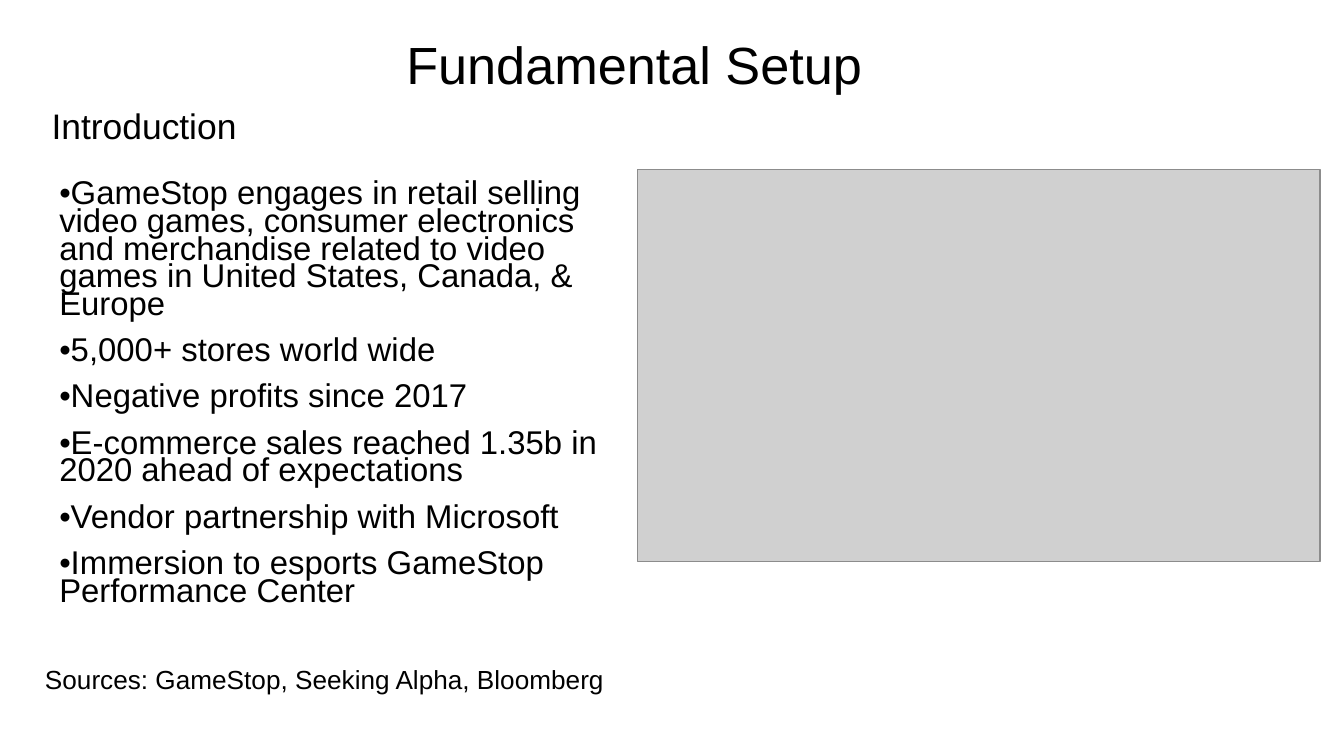
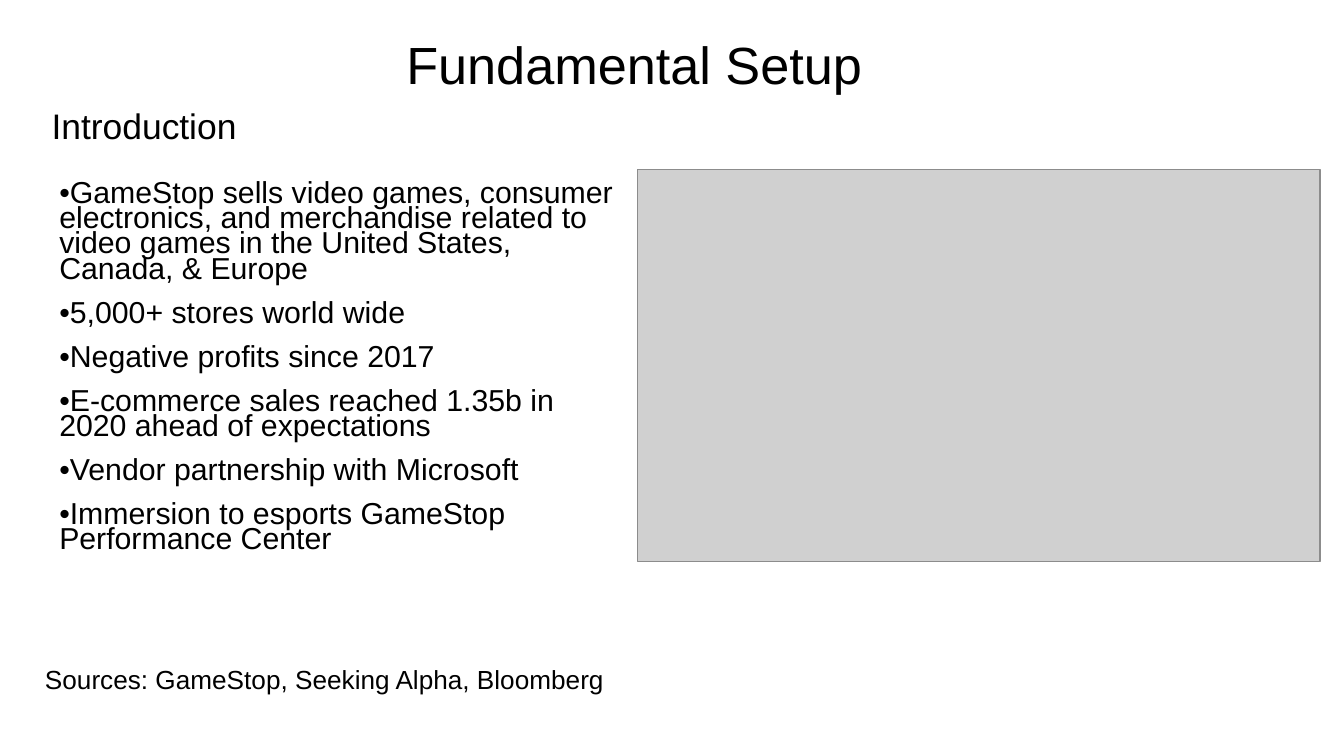
Before and after one commit to vweinblatt123/CF-Project1, a slide deck: slide 4 of CF-Project1.pptx. Drawn at 1344x756 pixels with LibreOffice and Linux fonts; fonts in the diff are those of the drawing; grey boxes stand for pictures. Boxes give left, top, right and bottom in pixels: in the first picture for what was removed or moved away, otherwise in the second. Text is boxed around its words. In the diff, an @@ line names an element or a change of style, - is before the commit and + after.

```diff
--- a/CF-Project1.pptx
+++ b/CF-Project1.pptx
@@ text at (59,181,613,285): text changed; size 17.6 to 16.1 pt @@
-•GameStop engages in retail selling video games, consumer electronics and merchandise related to video games in United States, Canada, & Europe
+•GameStop sells video games, consumer electronics, and merchandise related to video games in the United States, Canada, & Europe
@@ text at (59,301,554,550): size 17.6 to 16.1 pt in "•5,000+ stores world wide", "•Negative profits since 2017", "•E-commerce sales reached 1.35b in 2020 ahead ...", "•Vendor partnership with Microsoft" and 1 more places @@
```
Also in this commit, not shown: 1 other slide changed.
